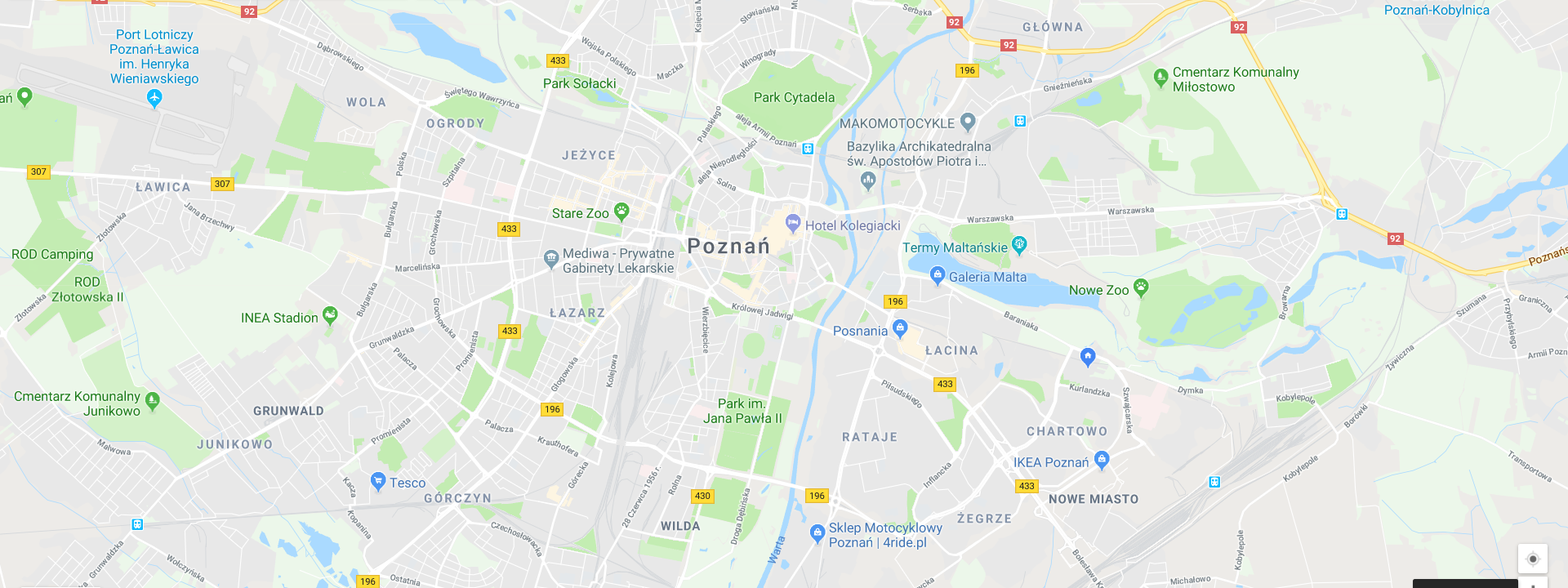
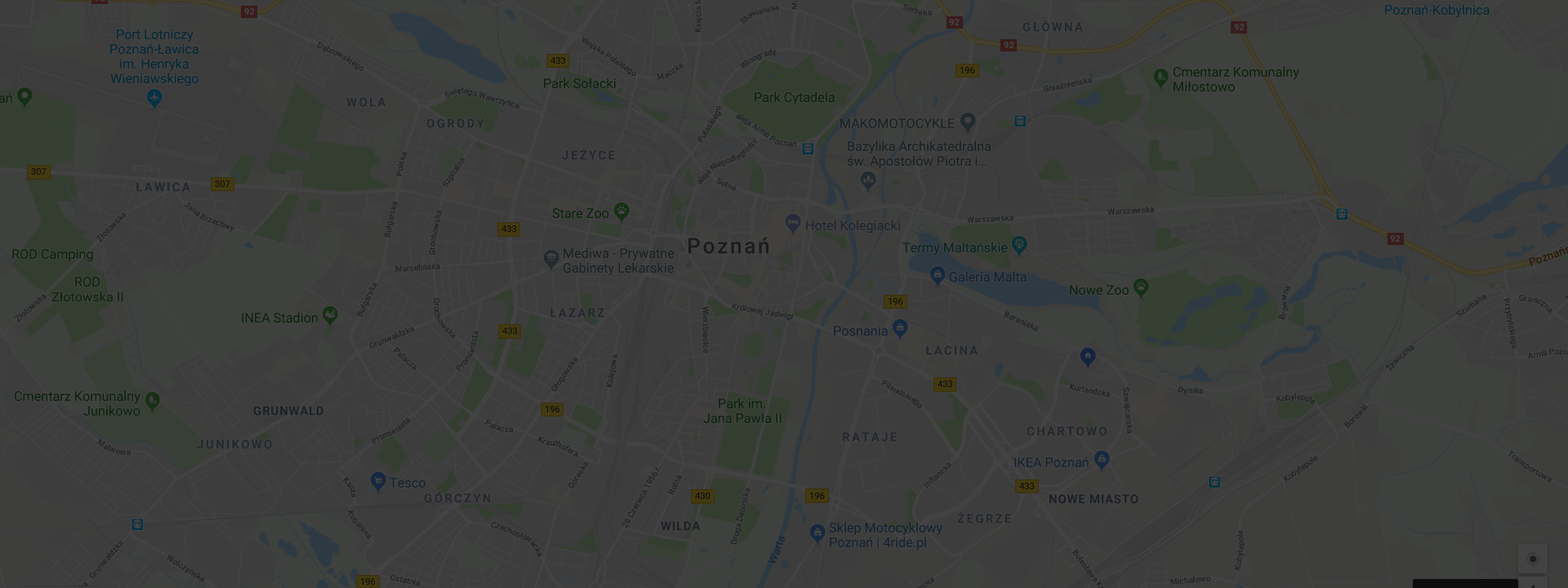
Layers edited between the first and the second 1568x588 image:
pixels changed over 0, 0, 1568, 588 (layer not identified)
